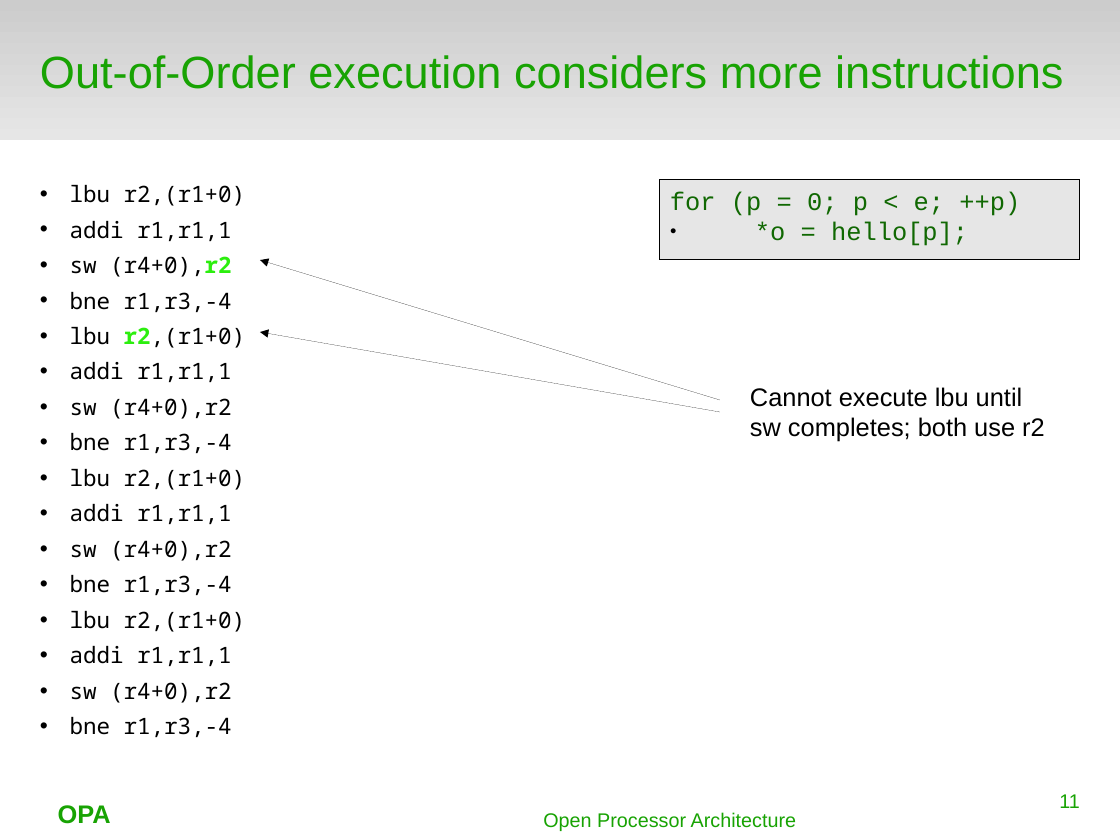
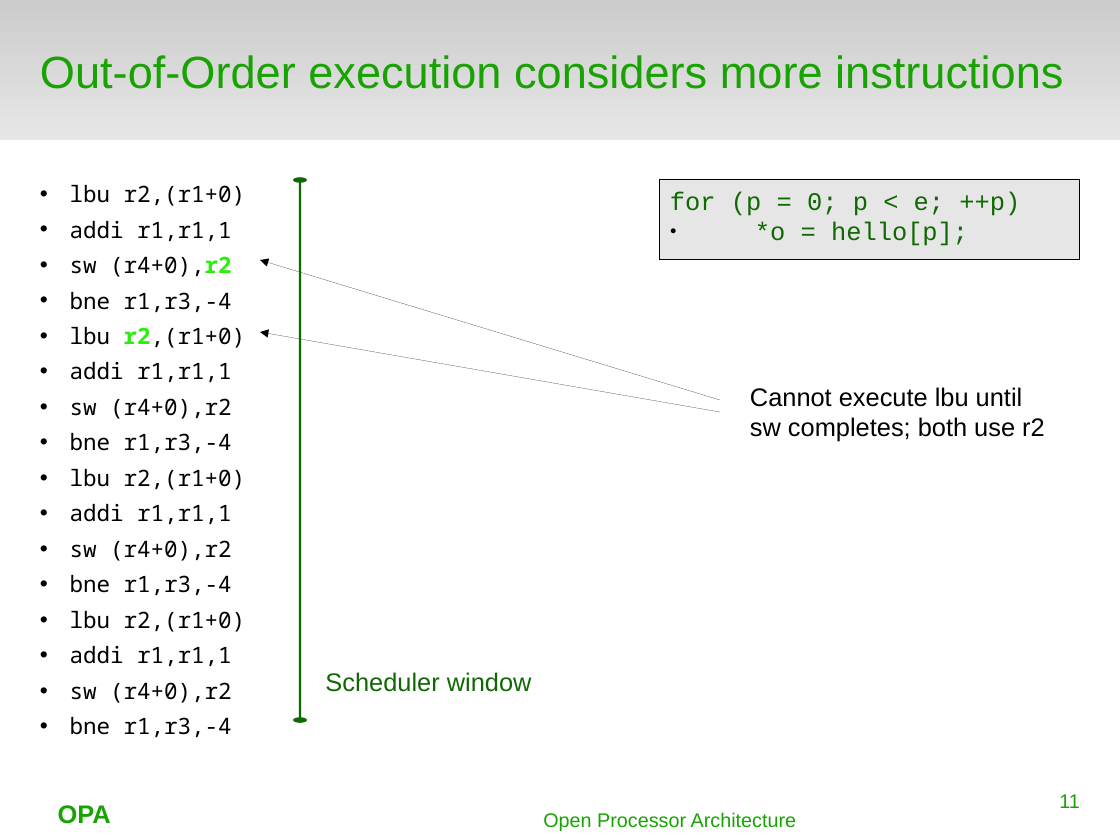
Before and after one commit to terpstra/opa, a slide deck: slide 11 of docs/orconf2015.odp. Drawn at 1120x840 pixels with LibreOffice and Linux fonts; fonts in the diff are those of the drawing; background and template pictures are left out. Boxes give left, top, right and bottom in pixels: in the first picture for what was removed or moved away, otherwise in the second. Text is boxed around its words. In the diff, an @@ line names an element or a change of style, - is before the commit and + after.

```diff
--- a/docs/orconf2015.odp
+++ b/docs/orconf2015.odp
@@ double arrow added from (300, 180) to (300, 721), #106802 1.5 pt @@
@@ text added at (x1=325, y1=672, x2=532, y2=692), 18 pt, text #106802 @@
+Scheduler window
```
Also in this commit, not shown: 7 other slides changed, 1 slide added.
